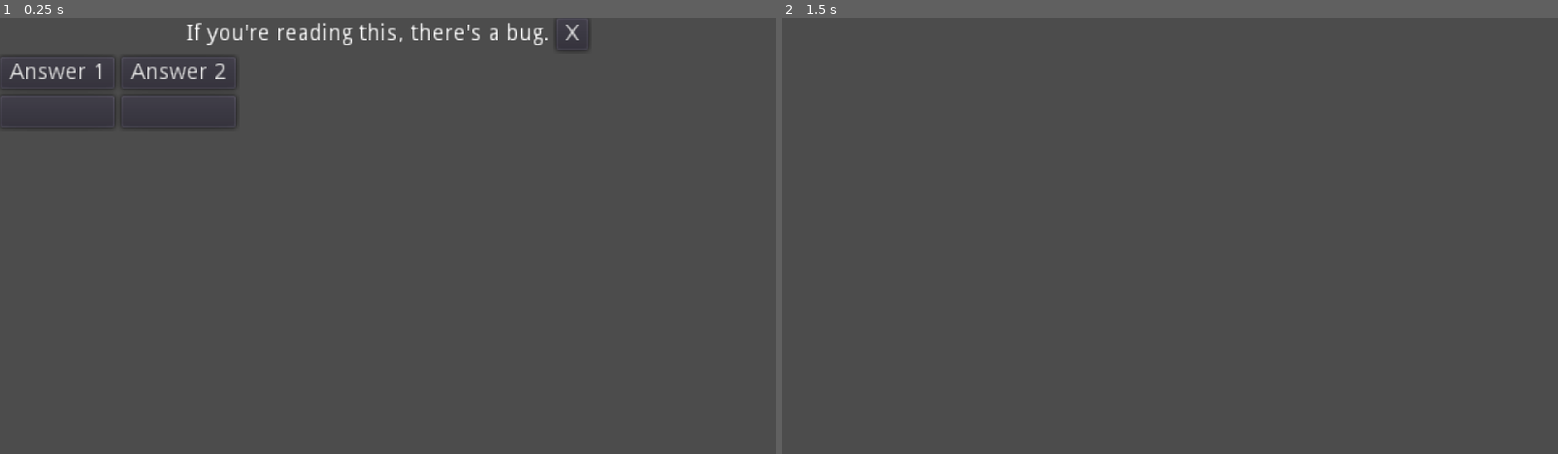
Above: before the commit, frames 1-2 (left to right).
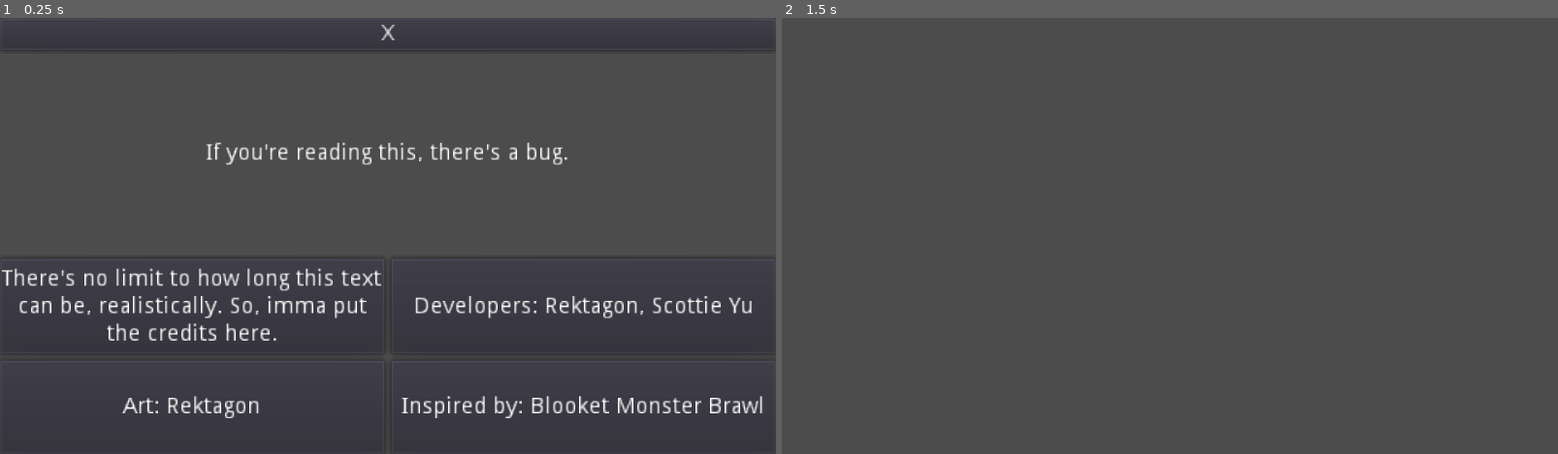
Above: after the commit, the same moments.

Repository: sinanjurequiem/betterblooket
Game: Godot game, scene res://QA/quiz_screen.tscn
The game is run twice, just before and just after one commit, with the same random seed, the same clock (stepped at 60 frames per second) and the same inputs. This scene is started directly instead of the project's main scene.
Inputs (mouse positions are in pixels of both pictures, inside the frame that each line leads up to):
- Up to frame 1 (0.25 s): no input
- Up to frame 2 (1.5 s): click "X" at 0.5 s; tap Enter at 1.25 s; move the mouse to (1340, 214) at 1.27 s; hold Right (ui_right) from 1.28 s (still down)

The runs differ from the first frame. In frame 1, 6.3% of the frame differs, in the area x 0-100%, y 1-100%; in frame 2, nothing differs.

Commit message:
added mainscreen, changed player idle

Diff:
--- a/QA/quiz_screen.gd
+++ b/QA/quiz_screen.gd
@@ -4,3 +4,34 @@
 
 func _on_X_pressed():
 	queue_free()
+
+func _ready():
+	var files = list_files("res://Sets/")
+	if files == []:
+		print("bruh you have no quiz sets :skull:")
+	else:
+		print(files)
+
+func list_files(path):
+	var files = []
+	var dir = Directory.new()
+	dir.open(path)
+	dir.list_dir_begin()
+
+	while true:
+		var file = dir.get_next()
+		if file == "":
+			break
+		elif not file.begins_with("."):
+			files.append(file)
+
+	dir.list_dir_end()
+
+	return files
+
+func read_file(file_path):
+	var file = File.new()
+	file.open(file_path, File.READ)
+	var content_as_text = file.get_as_text
+	var content_as_dictionary = parse_json(content_as_text)
+	return content_as_dictionary
--- a/QA/quiz_screen.tscn
+++ b/QA/quiz_screen.tscn
@@ -11,52 +11,128 @@
 anchor_right = 1.0
 anchor_bottom = 1.0
 
-[node name="HBoxContainer" type="HBoxContainer" parent="VBoxContainer"]
+[node name="MarginContainer" type="MarginContainer" parent="VBoxContainer"]
 margin_right = 480.0
 margin_bottom = 20.0
+
+[node name="X" type="Button" parent="VBoxContainer/MarginContainer"]
+margin_right = 480.0
+margin_bottom = 20.0
+text = "X"
+
+[node name="HBoxContainer" type="HBoxContainer" parent="VBoxContainer"]
+margin_top = 24.0
+margin_right = 480.0
+margin_bottom = 145.0
+size_flags_horizontal = 3
+size_flags_vertical = 3
 alignment = 1
 
 [node name="Label" type="Label" parent="VBoxContainer/HBoxContainer"]
-margin_left = 115.0
-margin_top = 3.0
-margin_right = 340.0
-margin_bottom = 17.0
+margin_left = 127.0
+margin_top = 53.0
+margin_right = 352.0
+margin_bottom = 67.0
 text = "If you're reading this, there's a bug."
 align = 1
 valign = 1
 
-[node name="X" type="Button" parent="VBoxContainer/HBoxContainer"]
-margin_left = 344.0
-margin_right = 364.0
-margin_bottom = 20.0
-text = "X"
-
 [node name="GridContainer" type="GridContainer" parent="VBoxContainer"]
-margin_top = 24.0
+margin_top = 149.0
 margin_right = 480.0
-margin_bottom = 124.0
+margin_bottom = 270.0
+size_flags_horizontal = 3
+size_flags_vertical = 3
 columns = 2
 
 [node name="Button" type="Button" parent="VBoxContainer/GridContainer"]
-margin_right = 240.0
-margin_bottom = 100.0
-text = "Answer 1"
+margin_right = 238.0
+margin_bottom = 59.0
+size_flags_horizontal = 3
+
+[node name="MarginContainer" type="MarginContainer" parent="VBoxContainer/GridContainer/Button"]
+anchor_top = 0.5
+anchor_right = 1.0
+anchor_bottom = 0.5
+margin_top = -24.0
+margin_bottom = 24.0
+
+[node name="Label" type="Label" parent="VBoxContainer/GridContainer/Button/MarginContainer"]
+margin_right = 238.0
+margin_bottom = 48.0
+text = "There's no limit to how long this text can be, realistically. So, imma put the credits here."
+align = 1
+valign = 1
+autowrap = true
 
 [node name="Button2" type="Button" parent="VBoxContainer/GridContainer"]
-margin_left = 75.0
-margin_right = 146.0
-margin_bottom = 20.0
-text = "Answer 2"
+margin_left = 242.0
+margin_right = 480.0
+margin_bottom = 59.0
+size_flags_horizontal = 3
+size_flags_vertical = 3
+
+[node name="MarginContainer" type="MarginContainer" parent="VBoxContainer/GridContainer/Button2"]
+anchor_top = 0.5
+anchor_right = 1.0
+anchor_bottom = 0.5
+margin_top = -24.0
+margin_bottom = 24.0
+
+[node name="Label" type="Label" parent="VBoxContainer/GridContainer/Button2/MarginContainer"]
+margin_top = 17.0
+margin_right = 238.0
+margin_bottom = 31.0
+text = "Developers: Rektagon, Scottie Yu"
+align = 1
+valign = 1
+autowrap = true
 
 [node name="Button3" type="Button" parent="VBoxContainer/GridContainer"]
-margin_top = 24.0
-margin_right = 71.0
-margin_bottom = 44.0
+margin_top = 63.0
+margin_right = 238.0
+margin_bottom = 121.0
+size_flags_horizontal = 3
+size_flags_vertical = 3
+
+[node name="MarginContainer" type="MarginContainer" parent="VBoxContainer/GridContainer/Button3"]
+anchor_top = 0.5
+anchor_right = 1.0
+anchor_bottom = 0.5
+margin_top = -24.0
+margin_bottom = 24.0
+
+[node name="Label" type="Label" parent="VBoxContainer/GridContainer/Button3/MarginContainer"]
+margin_top = 17.0
+margin_right = 238.0
+margin_bottom = 31.0
+text = "Art: Rektagon"
+align = 1
+valign = 1
+autowrap = true
 
 [node name="Button4" type="Button" parent="VBoxContainer/GridContainer"]
-margin_left = 75.0
-margin_top = 24.0
-margin_right = 146.0
-margin_bottom = 44.0
+margin_left = 242.0
+margin_top = 63.0
+margin_right = 480.0
+margin_bottom = 121.0
+size_flags_horizontal = 3
+size_flags_vertical = 3
 
-[connection signal="pressed" from="VBoxContainer/HBoxContainer/X" to="." method="_on_X_pressed"]
+[node name="MarginContainer" type="MarginContainer" parent="VBoxContainer/GridContainer/Button4"]
+anchor_top = 0.5
+anchor_right = 1.0
+anchor_bottom = 0.5
+margin_top = -24.0
+margin_bottom = 24.0
+
+[node name="Label" type="Label" parent="VBoxContainer/GridContainer/Button4/MarginContainer"]
+margin_top = 17.0
+margin_right = 238.0
+margin_bottom = 31.0
+text = "Inspired by: Blooket Monster Brawl"
+align = 1
+valign = 1
+autowrap = true
+
+[connection signal="pressed" from="VBoxContainer/MarginContainer/X" to="." method="_on_X_pressed"]
--- /dev/null
+++ b/Scenes/MainScreen.gd
@@ -0,0 +1,7 @@
+extends Control
+
+
+
+
+func _on_StartButton_pressed():
+	pass # Replace with function body.
--- /dev/null
+++ b/Scenes/MainScreen.tscn
@@ -0,0 +1,32 @@
+[gd_scene load_steps=3 format=2]
+
+[ext_resource path="res://Textures/Misc/Logo.png" type="Texture" id=1]
+[ext_resource path="res://Scenes/MainScreen.gd" type="Script" id=2]
+
+[node name="Control" type="Control"]
+anchor_right = 1.0
+anchor_bottom = 1.0
+script = ExtResource( 2 )
+
+[node name="ColorRect" type="ColorRect" parent="."]
+anchor_right = 1.0
+anchor_bottom = 1.0
+
+[node name="VBoxContainer" type="VBoxContainer" parent="."]
+anchor_right = 1.0
+anchor_bottom = 1.0
+
+[node name="logo" type="Sprite" parent="."]
+position = Vector2( 150, 40 )
+texture = ExtResource( 1 )
+region_enabled = true
+region_rect = Rect2( 0, 0, 160, 40 )
+
+[node name="Button" type="Button" parent="."]
+margin_left = 227.0
+margin_top = 111.0
+margin_right = 389.0
+margin_bottom = 145.0
+text = "play lol"
+
+[connection signal="pressed" from="Button" to="." method="_on_StartButton_pressed"]
--- a/project.godot
+++ b/project.godot
@@ -70,6 +70,9 @@
 
 config/name="betterblooket"
 run/main_scene="res://testmain.tscn"
+boot_splash/image="res://Textures/Misc/Rektagon Logo.png"
+boot_splash/fullsize=false
+boot_splash/bg_color=Color( 0, 0.0666667, 0.509804, 1 )
 config/icon="res://icon.png"
 
 [display]
Not shown, added: Sets/default.txt
Binary file added: Textures/Characters/Player/player_idle.png
Not shown, added: Textures/Characters/Player/player_idle.png.import
Binary file added: Textures/Misc/Logo.png
Not shown, added: Textures/Misc/Logo.png.import
Binary file added: Textures/Misc/Rektagon Logo.png
Not shown, added: Textures/Misc/Rektagon Logo.png.import
